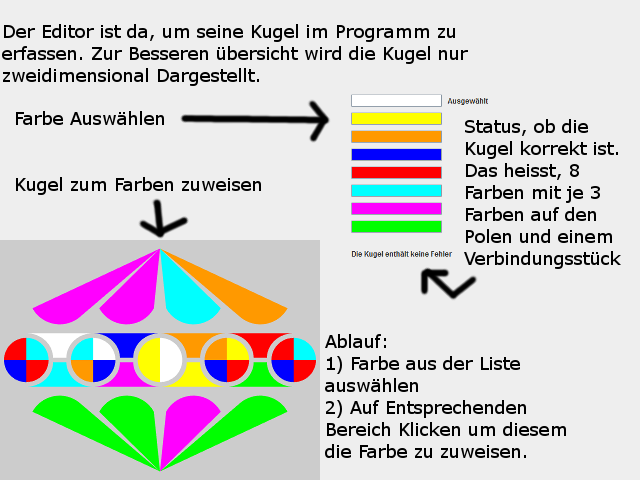
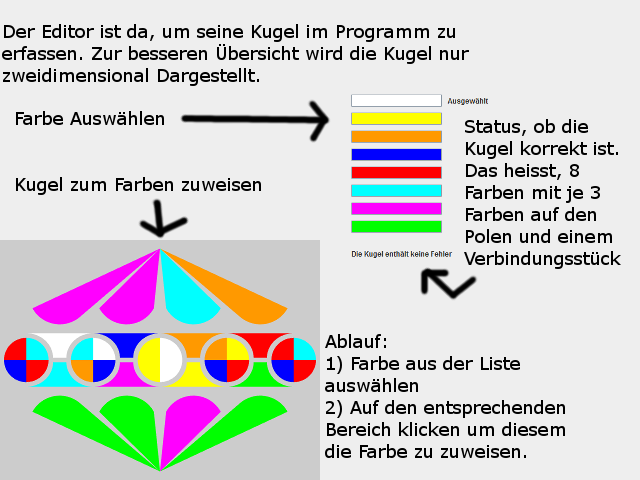
Comparing the layer stacks of the two w=640, h=480 images. Changes:
painted on "Ablauf: ..." over [385, 400, 566, 436]
painted on "Der Editor ist da, um seine Ku..." over [129, 44, 469, 64]
